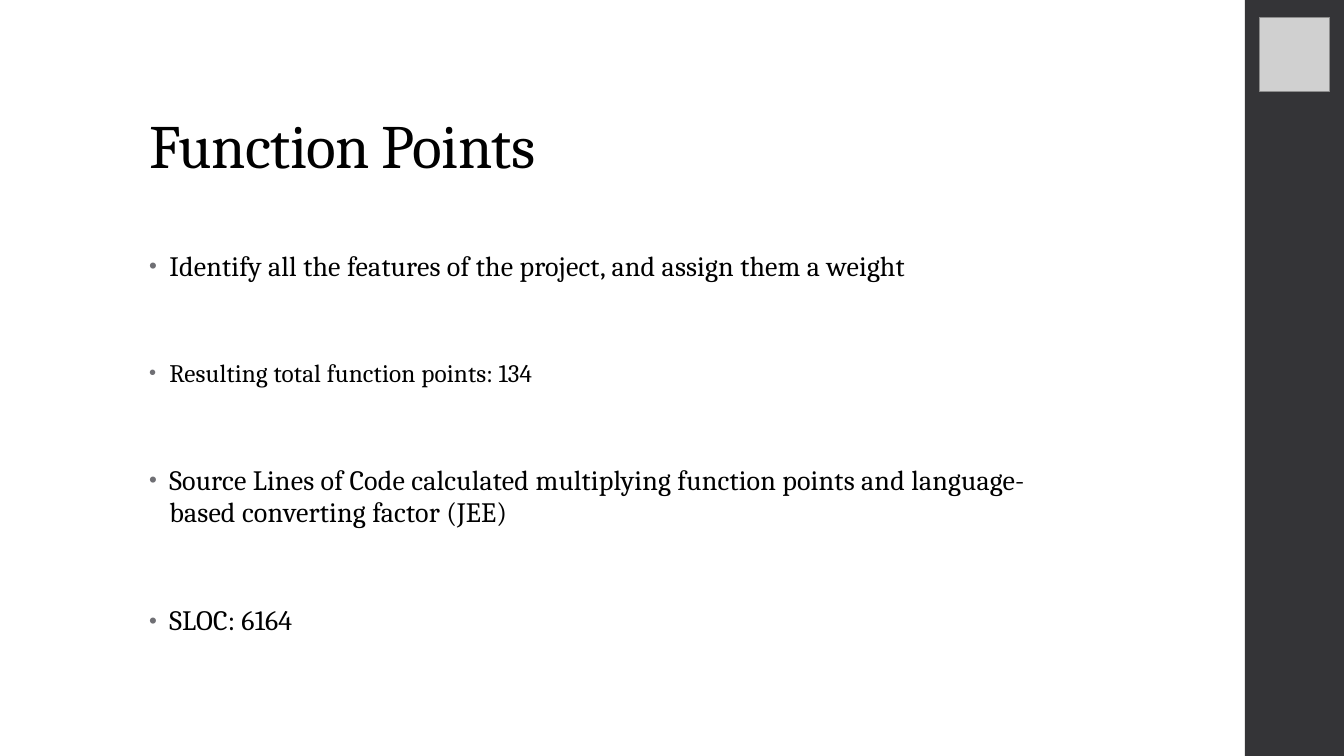
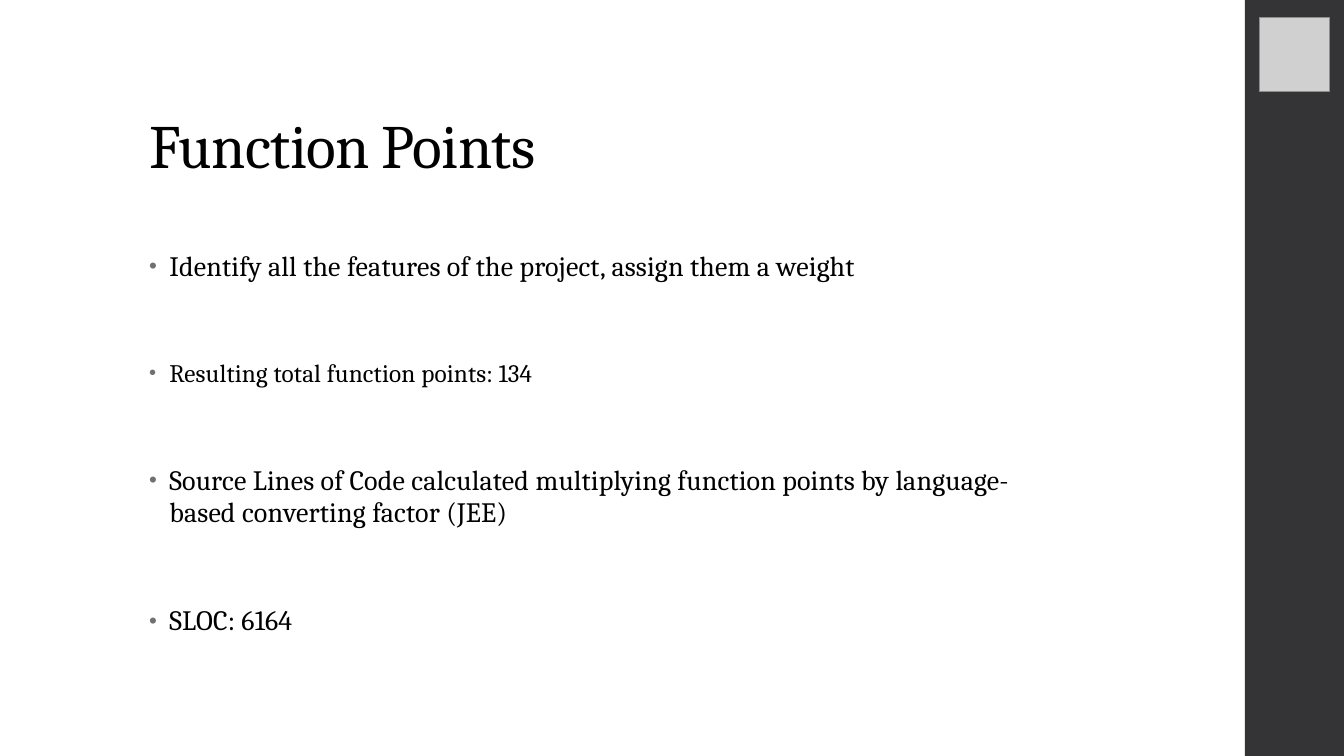
Before and after one commit to RiccardoDeTogni/BucciDeTogniTaxiService, a slide deck: slide 18 of Slides.pptx. Drawn at 1344x756 pixels with LibreOffice and Linux fonts; fonts in the diff are those of the drawing; grey boxes stand for pictures. Boxes give left, top, right and bottom in pixels: in the first picture for what was removed or moved away, otherwise in the second. Text is boxed around its words. In the diff, an @@ line names an element or a change of style, - is before the commit and + after.

```diff
--- a/Slides.pptx
+++ b/Slides.pptx
@@ text at [169,256,854,282]: text changed @@
-• Identify all the features of the project, and assign them a weight
+• Identify all the features of the project, assign them a weight
@@ text at [169,470,1009,528]: text changed @@
-• Source Lines of Code calculated multiplying function points and language-based converting factor (JEE)
+• Source Lines of Code calculated multiplying function points by language-based converting factor (JEE)
```
Also in this commit, not shown: 12 other slides changed, 1 slide added, 1 slide removed.
